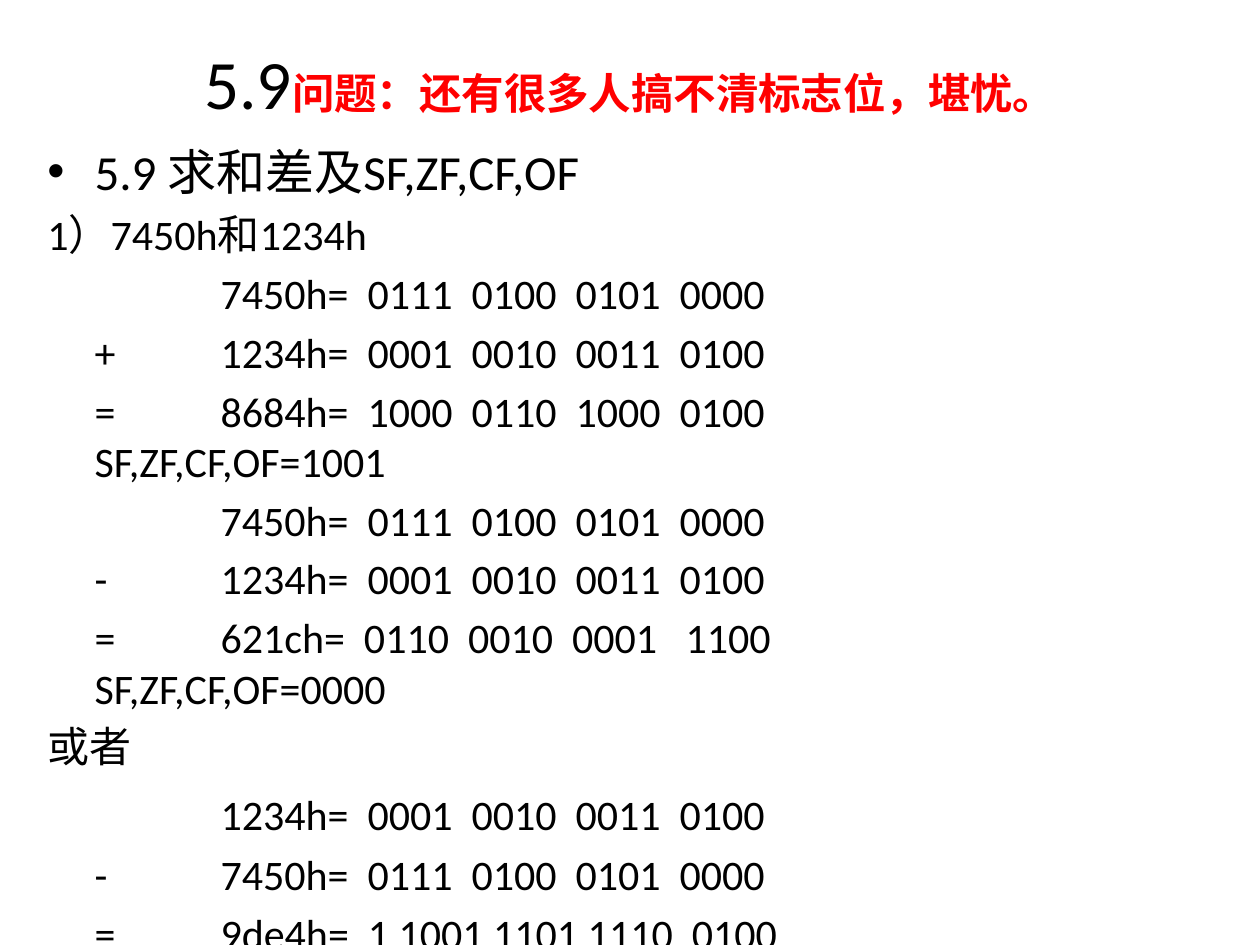
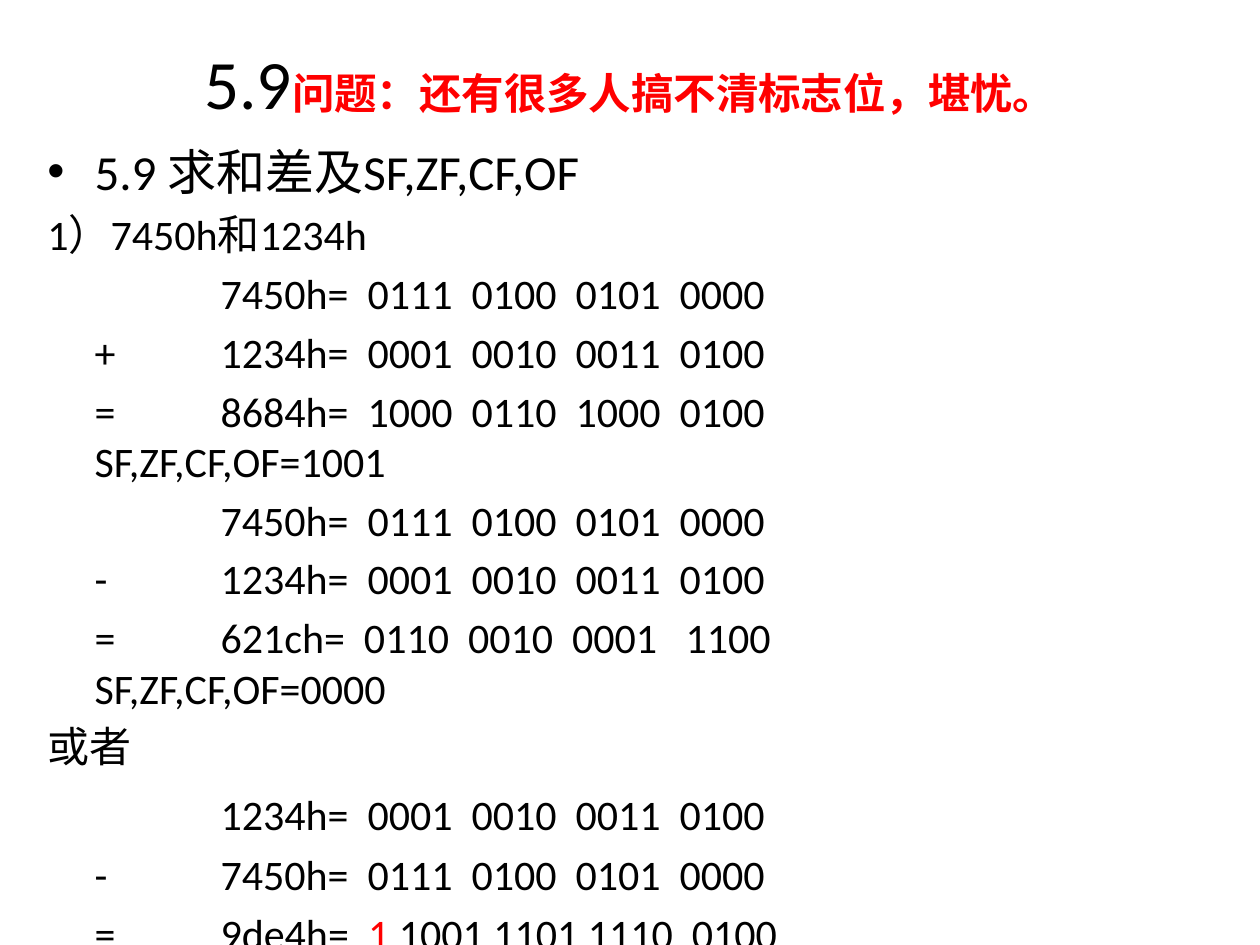
Before and after one commit to 3210448723/HnustExam, a slide deck: slide 15 of 汇编语言/汇编作业-有自己的修改.pptx. Drawn at 1260x945 pixels with LibreOffice and Linux fonts; fonts in the diff are those of the drawing. Boxes give left, top, right and bottom in pixels: in the first picture for what was removed or moved away, otherwise in the second. Text is boxed around its words. In the diff, an @@ line names an element or a change of style, - is before the commit and + after.

```diff
--- a/汇编语言/汇编作业-有自己的修改.pptx
+++ b/汇编语言/汇编作业-有自己的修改.pptx
@@ text "5.9 求和差及SF,ZF,CF,OF" at (x1=47, y1=149, x2=771, y2=891): text colour #000000 to #FF0000 in "1" @@
```
Also in this commit, not shown: 13 other slides changed.
